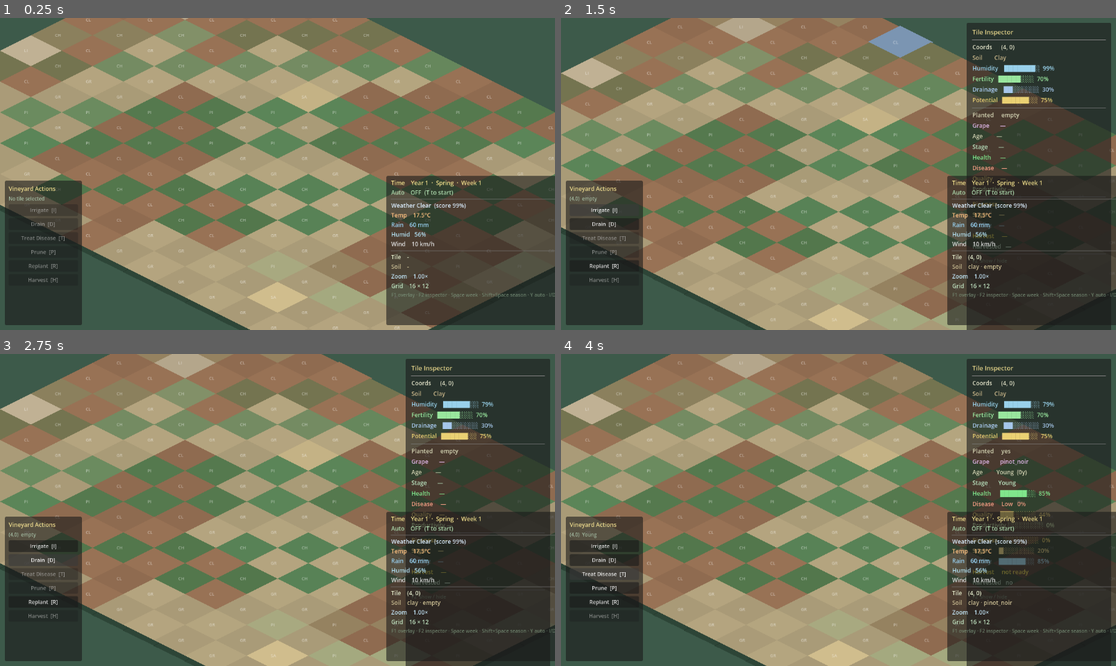
Above: before the commit, frames 1-4 (two rows, left to right).
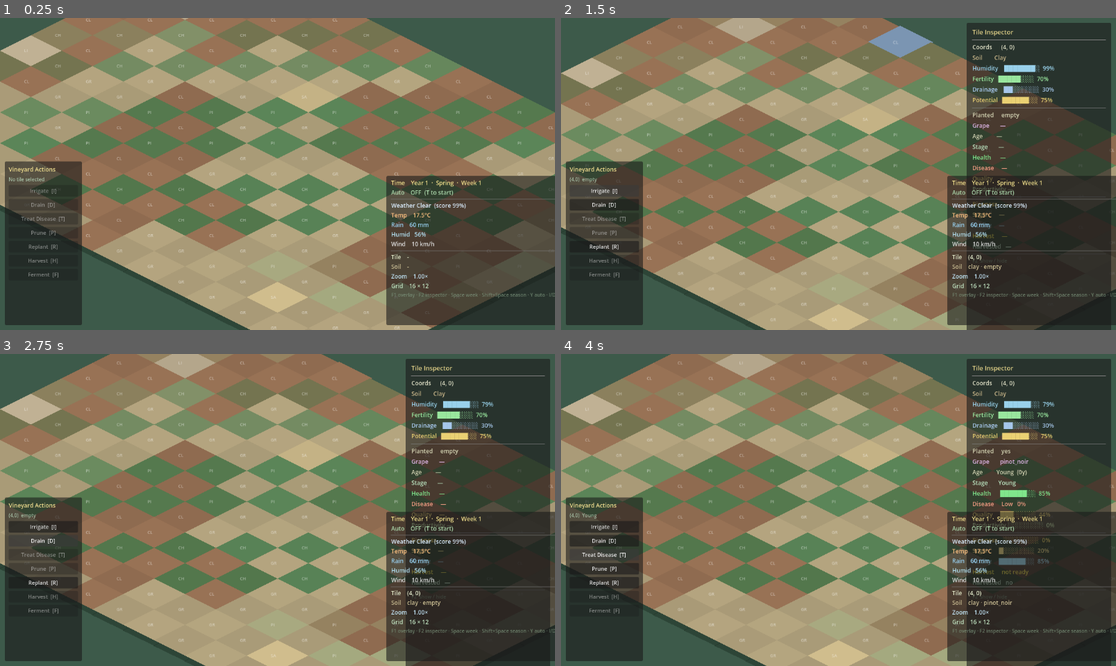
Above: after the commit, the same moments.

Repository: blayres/winery-simulator
Game: Godot game, scene res://scenes/world/World.tscn
Two runs of this game, one before a commit and one after it. Both use one fixed random seed, a clock stepped at 60 frames per second and the inputs below. After the commit the project has no main scene; this scene is started directly in both runs.
Inputs (mouse positions are in pixels of both pictures, inside the frame that each line leads up to):
- Up to frame 1 (0.25 s): no input
- Up to frame 2 (1.5 s): tap Enter at 0.5 s; drag from (899, 21) to (993, 64) at 0.52 s; click "Irrigate [I]" at 1.25 s
- Up to frame 3 (2.75 s): click "Drain [D]" at 2 s
- Up to frame 4 (4 s): click "Replant [R]" at 2.75 s; click "Treat Disease [T]" at 3.5 s

The runs differ from the first frame. In frame 1, 1.4% of the frame differs, in the area x 0-15%, y 45-85%; in frame 2, 1.7%; in frame 3, 1.8%; in frame 4, 2.2%.

Commit message:
feat: fermentation and wine batch creation

Diff:
--- /dev/null
+++ b/autoload/FermentationManager.gd
@@ -0,0 +1,268 @@
+## FermentationManager.gd
+## Singleton — fermentation pipeline and wine batch inventory.
+##
+## Responsibility:
+##   - Receives a GrapeLot and a fermentation method.
+##   - Calculates wine profile from grape data + method modifiers.
+##   - Creates a WineBatch Resource and stores it in memory.
+##   - Removes the consumed GrapeLot from HarvestManager.
+##   - Emits fermentation_completed for future UI/economy systems.
+##
+## Fermentation methods:
+##   stainless_steel — preserves freshness and fruit; no oak; clean style
+##   old_oak         — adds subtle complexity and soft oak; balanced
+##   new_oak         — adds strong oak, tannin, and prestige character
+##
+## Architecture:
+##   FermentationManager is the ONLY creator of WineBatch instances.
+##   VineyardActionSystem calls ferment() — never creates batches directly.
+##   Future aging/bottling systems will consume batches from get_all_batches().
+
+extends Node
+
+# ─── Signals ──────────────────────────────────────────────────────────────────
+signal fermentation_completed(batch: WineBatch)
+signal batches_changed(total_batches: int)
+
+# ─── Constants ────────────────────────────────────────────────────────────────
+const METHOD_STAINLESS: String = "stainless_steel"
+const METHOD_OLD_OAK:   String = "old_oak"
+const METHOD_NEW_OAK:   String = "new_oak"
+
+# Method modifiers: each entry adjusts freshness, complexity, oak, quality_mult.
+# All values are additive deltas applied on top of the base grape calculation.
+const METHOD_MODIFIERS: Dictionary = {
+	"stainless_steel": {
+		"freshness_bonus":    0.15,
+		"complexity_bonus":   0.00,
+		"oak_influence":      0.00,
+		"quality_multiplier": 1.00,
+		"bottles_multiplier": 1.00,
+	},
+	"old_oak": {
+		"freshness_bonus":    0.05,
+		"complexity_bonus":   0.12,
+		"oak_influence":      0.25,
+		"quality_multiplier": 1.05,
+		"bottles_multiplier": 0.95,
+	},
+	"new_oak": {
+		"freshness_bonus":   -0.05,
+		"complexity_bonus":   0.22,
+		"oak_influence":      0.60,
+		"quality_multiplier": 1.10,
+		"bottles_multiplier": 0.90,
+	},
+}
+
+# ─── State ────────────────────────────────────────────────────────────────────
+var _batches:  Array[WineBatch] = []
+var _next_id:  int              = 1
+
+# ─── Public API ───────────────────────────────────────────────────────────────
+
+## Ferment the most recent available GrapeLot using [param method].
+## Returns a result string. On success, creates a WineBatch.
+func ferment(method: String = METHOD_STAINLESS) -> String:
+	# Validate method.
+	if not METHOD_MODIFIERS.has(method):
+		return "Ferment: unknown method '%s'. Use stainless_steel, old_oak, or new_oak." % method
+
+	# Get the most recent lot from HarvestManager.
+	var lots: Array = HarvestManager.get_all_lots()
+	if lots.is_empty():
+		return "Ferment: no grape lots available — harvest first."
+
+	# Use the last lot (most recently harvested).
+	var lot: GrapeLot = lots[lots.size() - 1]
+
+	# Create the wine batch.
+	var batch: WineBatch = _create_batch(lot, method)
+	_batches.append(batch)
+	_next_id += 1
+
+	# Remove the consumed lot from HarvestManager.
+	# HarvestManager doesn't expose remove_lot() yet — we call clear and re-add
+	# all except the consumed one. Simple for prototype scale.
+	_consume_lot(lot)
+
+	fermentation_completed.emit(batch)
+	batches_changed.emit(_batches.size())
+
+	var abv: float = 8.0 + batch.alcohol_potential * 8.0
+	var result: String = (
+		"Created WineBatch: %s Year %d  Method: %s  Quality: %.2f  " +
+		"Alcohol: %.1f%%  Freshness: %.2f  Complexity: %.2f  Bottles: %d  [%d batches total]"
+	) % [
+		batch.wine_name, batch.vintage_year, batch.method_label(),
+		batch.wine_quality, abv, batch.freshness, batch.complexity,
+		batch.bottles_estimated, _batches.size()
+	]
+	print(result)
+	return result
+
+
+## Ferment a specific lot by lot_id.
+func ferment_lot(lot_id: int, method: String = METHOD_STAINLESS) -> String:
+	if not METHOD_MODIFIERS.has(method):
+		return "Ferment: unknown method '%s'." % method
+
+	var lots: Array = HarvestManager.get_all_lots()
+	var target: GrapeLot = null
+	for i: int in lots.size():
+		if lots[i] is GrapeLot and (lots[i] as GrapeLot).lot_id == lot_id:
+			target = lots[i]
+			break
+
+	if target == null:
+		return "Ferment: lot #%d not found." % lot_id
+
+	var batch: WineBatch = _create_batch(target, method)
+	_batches.append(batch)
+	_next_id += 1
+	_consume_lot(target)
+
+	fermentation_completed.emit(batch)
+	batches_changed.emit(_batches.size())
+
+	var abv: float = 8.0 + batch.alcohol_potential * 8.0
+	var result: String = (
+		"Created WineBatch: %s Year %d  Method: %s  Quality: %.2f  " +
+		"Alcohol: %.1f%%  Freshness: %.2f  Complexity: %.2f  Bottles: %d  [%d batches total]"
+	) % [
+		batch.wine_name, batch.vintage_year, batch.method_label(),
+		batch.wine_quality, abv, batch.freshness, batch.complexity,
+		batch.bottles_estimated, _batches.size()
+	]
+	print(result)
+	return result
+
+
+func get_all_batches() -> Array:
+	return _batches.duplicate()
+
+
+func get_batch_count() -> int:
+	return _batches.size()
+
+
+# ─── Save / Load interface ────────────────────────────────────────────────────
+
+func get_save_data() -> Dictionary:
+	var serialized: Array = []
+	for b: WineBatch in _batches:
+		serialized.append({
+			"batch_id":            b.batch_id,
+			"wine_name":           b.wine_name,
+			"grape_variety":       b.grape_variety,
+			"vintage_year":        b.vintage_year,
+			"fermentation_method": b.fermentation_method,
+			"source_grape_quality": b.source_grape_quality,
+			"source_sugar":        b.source_sugar,
+			"source_acidity":      b.source_acidity,
+			"source_lot_id":       b.source_lot_id,
+			"alcohol_potential":   b.alcohol_potential,
+			"freshness":           b.freshness,
+			"body":                b.body,
+			"complexity":          b.complexity,
+			"oak_influence":       b.oak_influence,
+			"wine_quality":        b.wine_quality,
+			"bottles_estimated":   b.bottles_estimated,
+		})
+	return { "batches": serialized, "next_id": _next_id }
+
+
+func load_save_data(data: Dictionary) -> void:
+	_batches.clear()
+	_next_id = int(data.get("next_id", 1))
+	var raw: Variant = data.get("batches", [])
+	if not raw is Array:
+		return
+	var arr: Array = raw
+	for i: int in arr.size():
+		if not arr[i] is Dictionary:
+			continue
+		var d: Dictionary = arr[i]
+		var b: WineBatch  = WineBatch.new()
+		b.batch_id            = int(d.get("batch_id", 0))
+		b.wine_name           = str(d.get("wine_name", ""))
+		b.grape_variety       = str(d.get("grape_variety", ""))
+		b.vintage_year        = int(d.get("vintage_year", 1))
+		b.fermentation_method = str(d.get("fermentation_method", "stainless_steel"))
+		b.source_grape_quality = float(d.get("source_grape_quality", 0.0))
+		b.source_sugar        = float(d.get("source_sugar", 0.0))
+		b.source_acidity      = float(d.get("source_acidity", 0.0))
+		b.source_lot_id       = int(d.get("source_lot_id", 0))
+		b.alcohol_potential   = float(d.get("alcohol_potential", 0.0))
+		b.freshness           = float(d.get("freshness", 0.0))
+		b.body                = float(d.get("body", 0.0))
+		b.complexity          = float(d.get("complexity", 0.0))
+		b.oak_influence       = float(d.get("oak_influence", 0.0))
+		b.wine_quality        = float(d.get("wine_quality", 0.0))
+		b.bottles_estimated   = int(d.get("bottles_estimated", 0))
+		_batches.append(b)
+	batches_changed.emit(_batches.size())
+
+
+# ─── Private ──────────────────────────────────────────────────────────────────
+
+func _create_batch(lot: GrapeLot, method: String) -> WineBatch:
+	var mods: Dictionary = METHOD_MODIFIERS.get(method, {}) as Dictionary
+	var b: WineBatch     = WineBatch.new()
+
+	b.batch_id            = _next_id
+	b.grape_variety       = lot.grape_variety
+	b.vintage_year        = lot.harvest_year
+	b.fermentation_method = method
+	b.source_grape_quality = lot.estimated_grape_quality
+	b.source_sugar        = lot.sugar_level
+	b.source_acidity      = lot.acidity_level
+	b.source_lot_id       = lot.lot_id
+
+	# Wine name: "Grape Variety Year" e.g. "Pinot Noir 2"
+	var variety_display: String = lot.grape_variety.replace("_", " ").capitalize()
+	b.wine_name = "%s %d" % [variety_display, lot.harvest_year]
+
+	# ── Alcohol potential — from sugar ────────────────────────────────────
+	# Sugar 0.20 (base) → ~0.0 alcohol; sugar 0.90 → ~1.0 alcohol potential.
+	b.alcohol_potential = clampf((lot.sugar_level - 0.15) / 0.75, 0.0, 1.0)
+
+	# ── Freshness — from acidity + method ─────────────────────────────────
+	var freshness_bonus: float = float(mods.get("freshness_bonus", 0.0))
+	b.freshness = clampf(lot.acidity_level * 0.8 + freshness_bonus, 0.0, 1.0)
+
+	# ── Body — from ripeness, productivity, and grape quality ─────────────
+	b.body = clampf(
+		lot.ripeness * 0.5 + lot.productivity * 0.3 + lot.estimated_grape_quality * 0.2,
+		0.0, 1.0
+	)
+
+	# ── Complexity — from grape quality + method ──────────────────────────
+	var complexity_bonus: float = float(mods.get("complexity_bonus", 0.0))
+	b.complexity = clampf(lot.estimated_grape_quality * 0.75 + complexity_bonus, 0.0, 1.0)
+
+	# ── Oak influence — purely from method ────────────────────────────────
+	b.oak_influence = clampf(float(mods.get("oak_influence", 0.0)), 0.0, 1.0)
+
+	# ── Wine quality — weighted combination ──────────────────────────────
+	var quality_mult: float = float(mods.get("quality_multiplier", 1.0))
+	var raw_quality: float  = (
+		lot.estimated_grape_quality * 0.40 +
+		b.freshness                 * 0.20 +
+		b.body                      * 0.15 +
+		b.complexity                * 0.25
+	)
+	b.wine_quality = clampf(raw_quality * quality_mult, 0.0, 1.0)
+
+	# ── Bottle estimate — productivity × method multiplier ────────────────
+	var bottles_mult: float = float(mods.get("bottles_multiplier", 1.0))
+	# Base: 400 bottles per tile at full productivity.
+	b.bottles_estimated = int(400.0 * lot.productivity * bottles_mult)
+	b.bottles_estimated = maxi(b.bottles_estimated, 12)   # minimum 12 bottles
+
+	return b
+
+
+## Remove a consumed lot from HarvestManager's inventory.
+func _consume_lot(lot: GrapeLot) -> void:
+	HarvestManager.remove_lot(lot.lot_id)
--- a/autoload/HarvestManager.gd
+++ b/autoload/HarvestManager.gd
@@ -90,6 +90,15 @@
 func clear_lots() -> void:
 	_lots.clear()
 	lots_changed.emit(0)
+
+
+## Removes a single lot by id. Used by FermentationManager when consuming a lot.
+func remove_lot(lot_id: int) -> void:
+	for i: int in _lots.size():
+		if _lots[i].lot_id == lot_id:
+			_lots.remove_at(i)
+			lots_changed.emit(_lots.size())
+			return
 
 
 # ─── Save / Load interface ────────────────────────────────────────────────────
--- a/autoload/VineyardActionSystem.gd
+++ b/autoload/VineyardActionSystem.gd
@@ -31,6 +31,7 @@
 const ACTION_PRUNE:    String = "prune"
 const ACTION_REPLANT:  String = "replant"
 const ACTION_HARVEST:  String = "harvest"
+const ACTION_FERMENT:  String = "ferment"
 
 # ─── Public API ───────────────────────────────────────────────────────────────
 
@@ -151,8 +152,16 @@
 ## Requires: planted, harvest_ready, health > 0, productivity > 0, not already harvested.
 func harvest(col: int, row: int) -> String:
 	var result: String = HarvestManager.harvest(col, row)
-	# HarvestManager handles its own commit/signal — just emit action_performed.
 	action_performed.emit(ACTION_HARVEST, col, row, result)
+	return result
+
+
+## Ferment: converts the most recent GrapeLot into a WineBatch.
+## [param method] — "stainless_steel" | "old_oak" | "new_oak"
+## No tile required — fermentation happens in the cellar.
+func ferment(method: String = "stainless_steel") -> String:
+	var result: String = FermentationManager.ferment(method)
+	action_performed.emit(ACTION_FERMENT, -1, -1, result)
 	return result
 
 
--- a/project.godot
+++ b/project.godot
@@ -11,7 +11,6 @@
 [application]
 
 config/name="winery-simulator"
-run/main_scene="res://scenes/world/World.tscn"
 config/features=PackedStringArray("4.6", "Forward Plus")
 config/icon="res://icon.svg"
 config/run/main_scene="res://scenes/world/World.tscn"
@@ -29,6 +28,7 @@
 VineyardSimulation="*res://autoload/VineyardSimulation.gd"
 VineyardActionSystem="*res://autoload/VineyardActionSystem.gd"
 HarvestManager="*res://autoload/HarvestManager.gd"
+FermentationManager="*res://autoload/FermentationManager.gd"
 
 [physics]
 
--- a/scenes/ui/VineyardActionsPanel.gd
+++ b/scenes/ui/VineyardActionsPanel.gd
@@ -19,7 +19,7 @@
 
 # ─── Panel geometry ───────────────────────────────────────────────────────────
 const PANEL_W: float = 160.0
-const PANEL_H: float = 300.0
+const PANEL_H: float = 340.0
 const MARGIN:  float = 10.0
 
 # ─── Flash colors (match World.gd) ───────────────────────────────────────────
@@ -29,6 +29,7 @@
 const FLASH_PRUNE:    Color = Color(0.90, 0.90, 0.40, 1.0)
 const FLASH_REPLANT:  Color = Color(0.55, 1.00, 0.55, 1.0)
 const FLASH_HARVEST:  Color = Color(1.00, 0.85, 0.20, 1.0)
+const FLASH_FERMENT:  Color = Color(0.80, 0.40, 0.90, 1.0)
 
 # ─── Child nodes ──────────────────────────────────────────────────────────────
 @onready var _root_panel:   PanelContainer = $RootPanel
@@ -40,6 +41,7 @@
 @onready var _btn_prune:    Button         = $RootPanel/Margin/VBox/BtnPrune
 @onready var _btn_replant:  Button         = $RootPanel/Margin/VBox/BtnReplant
 @onready var _btn_harvest:  Button         = $RootPanel/Margin/VBox/BtnHarvest
+@onready var _btn_ferment:  Button         = $RootPanel/Margin/VBox/BtnFerment
 
 # ─── State ────────────────────────────────────────────────────────────────────
 var _grid: GridSystem = null
@@ -56,6 +58,7 @@
 	_btn_prune.pressed.connect(_on_prune_pressed)
 	_btn_replant.pressed.connect(_on_replant_pressed)
 	_btn_harvest.pressed.connect(_on_harvest_pressed)
+	_btn_ferment.pressed.connect(_on_ferment_pressed)
 
 	# Listen for action results to refresh button state.
 	VineyardActionSystem.action_performed.connect(_on_action_performed)
@@ -127,6 +130,9 @@
 		data.harvest_ready and
 		not data.harvested_this_year
 	)
+
+	# Ferment: enabled whenever there are grape lots waiting.
+	_btn_ferment.disabled = HarvestManager.get_lot_count() == 0
 
 	# Status line.
 	if data.is_planted:
@@ -145,6 +151,8 @@
 	_btn_prune.disabled    = true
 	_btn_replant.disabled  = true
 	_btn_harvest.disabled  = true
+	# Ferment stays enabled/disabled based on lot count, not tile selection.
+	_btn_ferment.disabled  = HarvestManager.get_lot_count() == 0
 
 
 # ─── Private — button handlers ────────────────────────────────────────────────
@@ -195,6 +203,15 @@
 		return
 	VineyardActionSystem.harvest(sel.grid_col, sel.grid_row)
 	sel.flash_action(FLASH_HARVEST)
+
+
+func _on_ferment_pressed() -> void:
+	# Ferment does not require a selected tile — uses most recent grape lot.
+	VineyardActionSystem.ferment()
+	# Flash the selected tile if one exists, otherwise no visual feedback needed.
+	var sel: VineyardTile = _get_selected()
+	if sel != null:
+		sel.flash_action(FLASH_FERMENT)
 
 
 func _get_selected() -> VineyardTile:
--- a/scenes/ui/VineyardActionsPanel.tscn
+++ b/scenes/ui/VineyardActionsPanel.tscn
@@ -7,8 +7,8 @@
 script = ExtResource("1")
 
 [node name="RootPanel" type="PanelContainer" parent="."]
-position = Vector2(10, 420)
-size = Vector2(160, 300)
+position = Vector2(10, 380)
+size = Vector2(160, 340)
 
 [node name="Margin" type="MarginContainer" parent="RootPanel"]
 layout_mode = 1
@@ -73,3 +73,10 @@
 theme_override_font_sizes/font_size = 11
 disabled = true
 text = "Harvest  [H]"
+
+[node name="BtnFerment" type="Button" parent="RootPanel/Margin/VBox"]
+layout_mode = 2
+theme_override_colors/font_color = Color(0.85, 0.55, 1.0, 1)
+theme_override_font_sizes/font_size = 11
+disabled = true
+text = "Ferment  [F]"
--- a/scenes/world/World.gd
+++ b/scenes/world/World.gd
@@ -144,6 +144,9 @@
 ##   R  → Replant       (plant or replace vine)
 ##   H  → Harvest       (collect ripe grapes — harvest_ready only)
 ##   G  → [DEV] Force harvest-ready state on selected tile (debug only)
+##
+## Global hotkeys (no tile required):
+##   F  → Ferment most recent grape lot (stainless steel)
 
 # Flash colors per action — defined here so they're easy to tune.
 const FLASH_IRRIGATE: Color = Color(0.40, 0.70, 1.00, 1.0)   # blue
@@ -152,6 +155,7 @@
 const FLASH_PRUNE:    Color = Color(0.90, 0.90, 0.40, 1.0)   # yellow
 const FLASH_REPLANT:  Color = Color(0.55, 1.00, 0.55, 1.0)   # bright green
 const FLASH_HARVEST:  Color = Color(1.00, 0.85, 0.20, 1.0)   # golden
+const FLASH_FERMENT:  Color = Color(0.80, 0.40, 0.90, 1.0)   # purple/wine
 
 func _unhandled_input(event: InputEvent) -> void:
 	if not event is InputEventKey:
@@ -212,6 +216,12 @@
 			var result: String = VineyardActionSystem.debug_force_harvest_ready(col, row)
 			_flash_tile(sel, FLASH_HARVEST)
 			get_viewport().set_input_as_handled()
+
+	# ── Ferment — does not require a selected tile ────────────────────────
+	if k.keycode == KEY_F:
+		var result: String = VineyardActionSystem.ferment()
+		print("Ferment: %s" % result)
+		get_viewport().set_input_as_handled()
 
 
 func _flash_tile(tile: VineyardTile, color: Color) -> void:
--- /dev/null
+++ b/scripts/WineBatch.gd
@@ -0,0 +1,85 @@
+## WineBatch.gd
+## Pure data Resource — one fermented wine batch.
+##
+## Created by FermentationManager from a GrapeLot.
+## Passed to future aging/bottling/selling systems.
+## All fields are @export for future ResourceSaver compatibility.
+##
+## Architecture:
+##   WineBatch is READ-ONLY after creation.
+##   FermentationManager creates it; future systems consume it.
+##   No methods that mutate state — only helpers for display.
+
+class_name WineBatch
+extends Resource
+
+# ─── Identity ─────────────────────────────────────────────────────────────────
+@export var batch_id:          int    = 0
+@export var wine_name:         String = ""
+@export var grape_variety:     String = ""
+@export var vintage_year:      int    = 1
+@export var fermentation_method: String = "stainless_steel"
+
+# ─── Source grape data ────────────────────────────────────────────────────────
+@export var source_grape_quality: float = 0.0
+@export var source_sugar:         float = 0.0
+@export var source_acidity:       float = 0.0
+@export var source_lot_id:        int   = 0
+
+# ─── Wine profile ─────────────────────────────────────────────────────────────
+## 0.0–1.0  estimated alcohol by volume (maps to ~8–16% ABV)
+@export var alcohol_potential: float = 0.0
+
+## 0.0–1.0  freshness / fruit-forward character
+@export var freshness: float = 0.0
+
+## 0.0–1.0  body / weight / tannin structure
+@export var body: float = 0.0
+
+## 0.0–1.0  aromatic and flavour complexity
+@export var complexity: float = 0.0
+
+## 0.0–1.0  oak influence (0 = none, 1 = heavily oaked)
+@export var oak_influence: float = 0.0
+
+## 0.0–1.0  overall wine quality score
+@export var wine_quality: float = 0.0
+
+## Estimated number of 750ml bottles from this batch
+@export var bottles_estimated: int = 0
+
+# ─── Helpers ──────────────────────────────────────────────────────────────────
+
+## One-line summary for console logging.
+func summary() -> String:
+	var abv: float = 8.0 + alcohol_potential * 8.0   # maps 0–1 to 8–16% ABV
+	return (
+		"WineBatch #%d  %s  Year %d  Method: %s\n" +
+		"  Quality: %.2f  Alcohol: %.1f%%  Freshness: %.2f  Body: %.2f  Complexity: %.2f  Oak: %.2f\n" +
+		"  Bottles: %d"
+	) % [
+		batch_id, wine_name, vintage_year, fermentation_method,
+		wine_quality, abv, freshness, body, complexity, oak_influence,
+		bottles_estimated
+	]
+
+
+## Quality tier label.
+func quality_label() -> String:
+	if wine_quality >= 0.85:
+		return "Exceptional"
+	elif wine_quality >= 0.70:
+		return "Good"
+	elif wine_quality >= 0.50:
+		return "Average"
+	else:
+		return "Poor"
+
+
+## Human-readable method name.
+func method_label() -> String:
+	match fermentation_method:
+		"stainless_steel": return "Stainless Steel"
+		"old_oak":         return "Old Oak"
+		"new_oak":         return "New Oak"
+	return fermentation_method.capitalize()
Not shown, added: autoload/FermentationManager.gd.uid
Not shown, added: scripts/WineBatch.gd.uid
